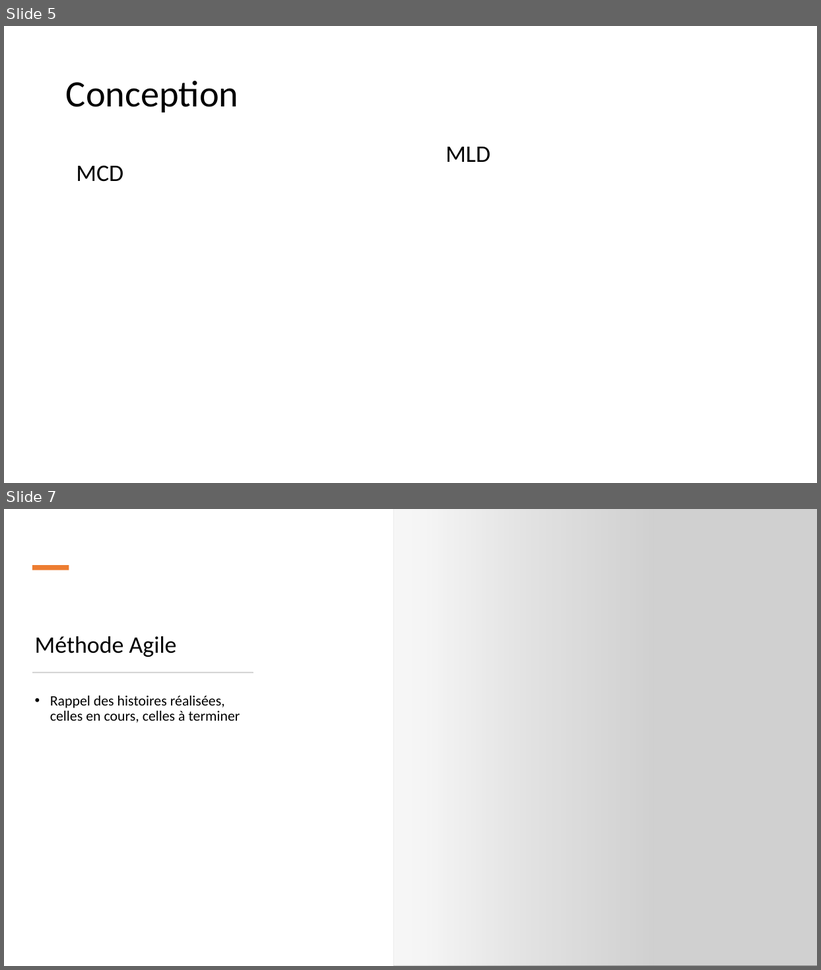
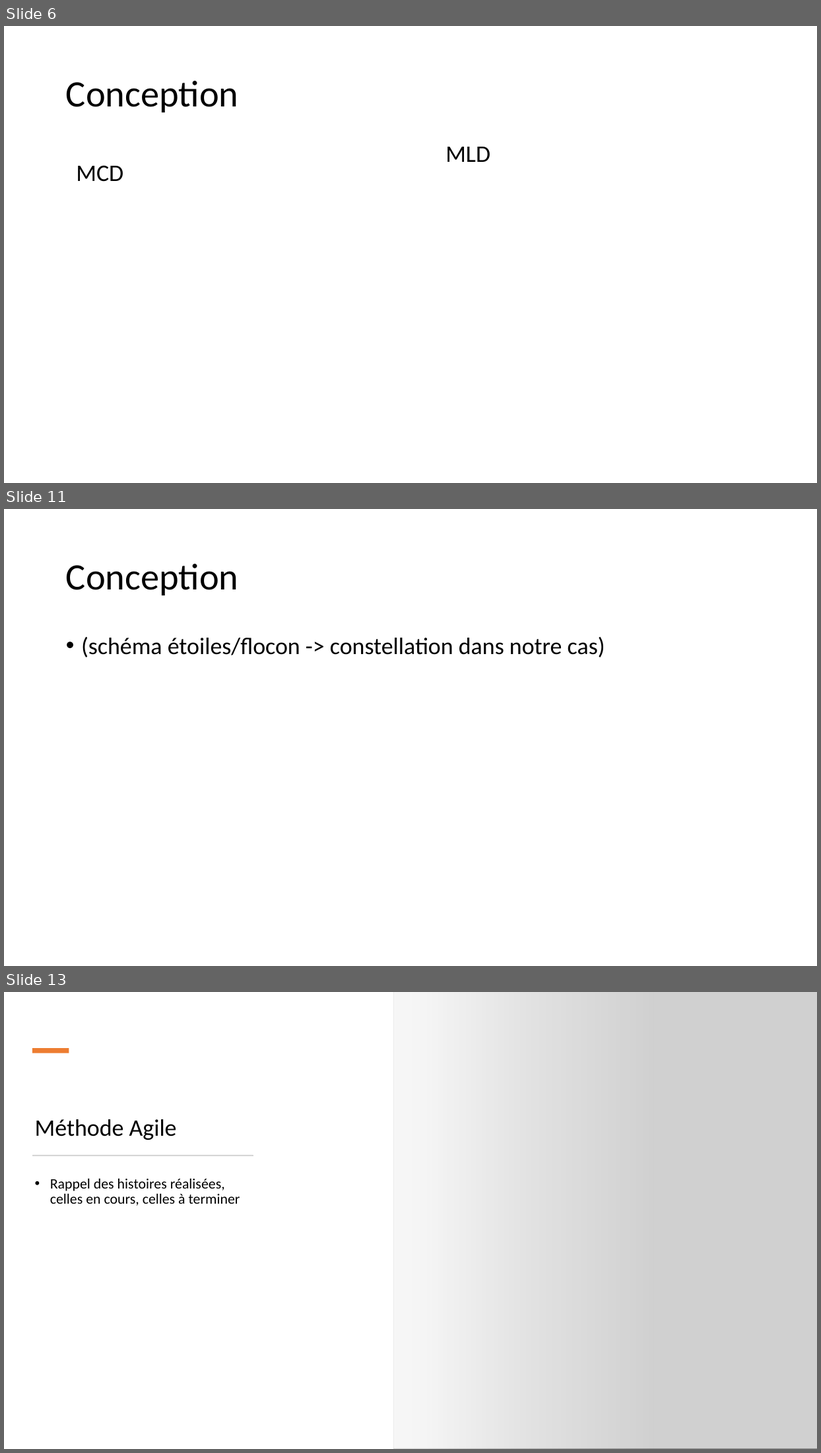
Before and after one commit to neopolitan2012/PT-LPBDD, a slide deck: Soutenance_PT.pptx. Shown one above the other, each under a label of ours: slides 5 and 7 before the commit, slides 6, 11 and 13 after it; the slides between them are not shown. The pictures are 821x970 and 821x1453 pixels, drawn with LibreOffice and Linux fonts; fonts in the diff are those of the drawing; grey boxes stand for pictures. Boxes give left, top, right and bottom in pixels: in the first picture for what was removed or moved away, otherwise in the second. Text is boxed around its words. In the diff, an @@ line names an element or a change of style, - is before the commit and + after.

```diff
--- a/Soutenance_PT.pptx
+++ b/Soutenance_PT.pptx
@@ slide 11 added at <box>4,509,817,966</box>, background #FFFFFF @@
@@ title added at <box>66,564,239,595</box>, 44 pt, text #000000 @@
+Conception
@@ text added at <box>81,637,605,657</box>, 28 pt, text #000000 @@
+• (schéma étoiles/flocon -> constellation dans notre cas)
@@ what was slide 5 is now slide 6 @@
@@ what was slide 7 is now slide 13 @@
```
Also in this commit, not shown: 3 slides changed, 5 other slides added, 1 slide removed.
